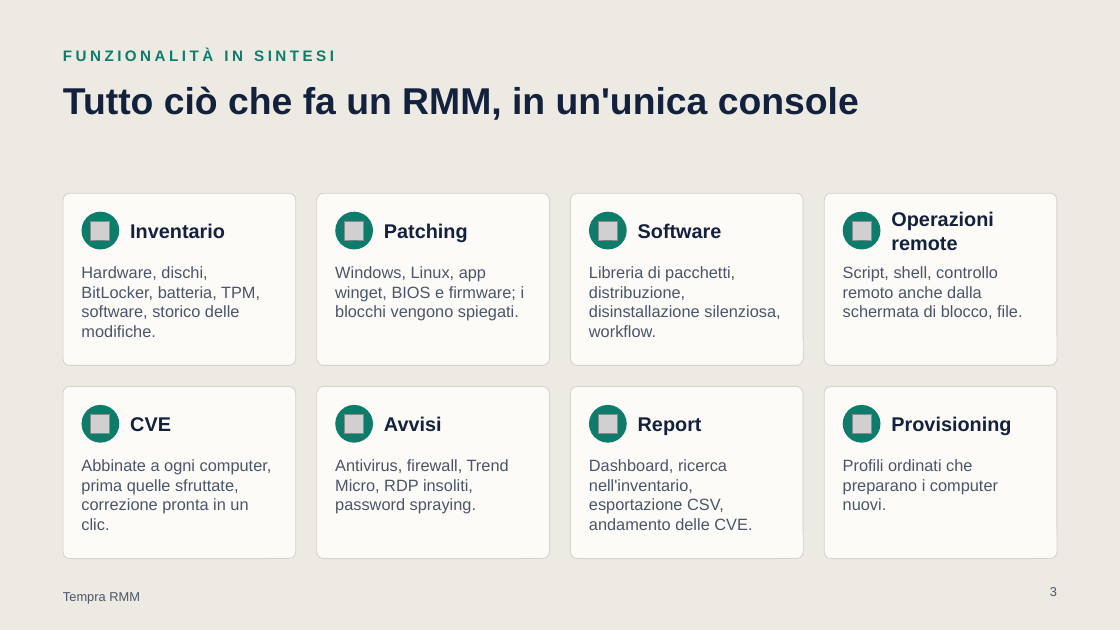
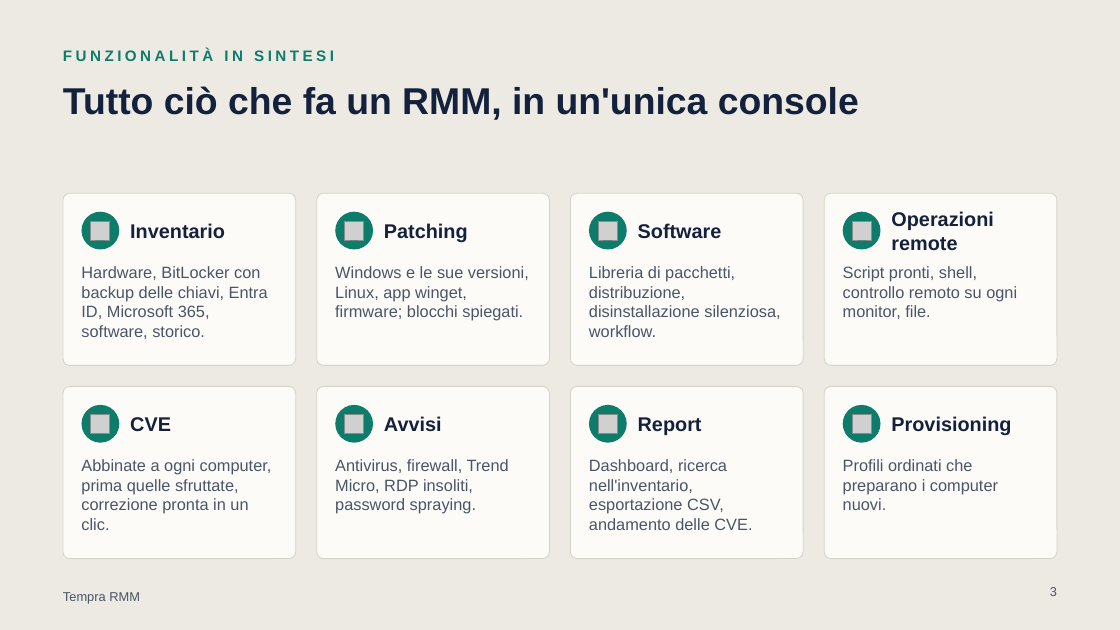
Before and after one commit to stefanozanarini/tempra-rmm, a slide deck: slide 3 of docs/presentation/Tempra-RMM-presentazione-IT.pptx. Drawn at 1120x630 pixels with LibreOffice and Linux fonts; fonts in the diff are those of the drawing; grey boxes stand for pictures. Boxes give left, top, right and bottom in pixels: in the first picture for what was removed or moved away, otherwise in the second. Text is boxed around its words. In the diff, an @@ line names an element or a change of style, - is before the commit and + after.

Commit message:
Docs: manual and presentation updated for Microsoft 365, BitLocker key backup, Admin-only bulk actions and remote-control changes

```diff
--- a/docs/presentation/Tempra-RMM-presentazione-IT.pptx
+++ b/docs/presentation/Tempra-RMM-presentazione-IT.pptx
@@ text at bbox=[81, 266, 268, 339]: text changed @@
-Hardware, dischi, BitLocker, batteria, TPM, software, storico delle modifiche.
+Hardware, BitLocker con backup delle chiavi, Entra ID, Microsoft 365, software, storico.
@@ text at bbox=[335, 266, 529, 321]: text changed @@
-Windows, Linux, app winget, BIOS e firmware; i blocchi vengono spiegati.
+Windows e le sue versioni, Linux, app winget, firmware; blocchi spiegati.
@@ text at bbox=[843, 266, 1017, 319]: text changed @@
-Script, shell, controllo remoto anche dalla schermata di blocco, file.
+Script pronti, shell, controllo remoto su ogni monitor, file.
```
Also in this commit, not shown: 7 other slides changed, 1 slide added, 19 other files.
